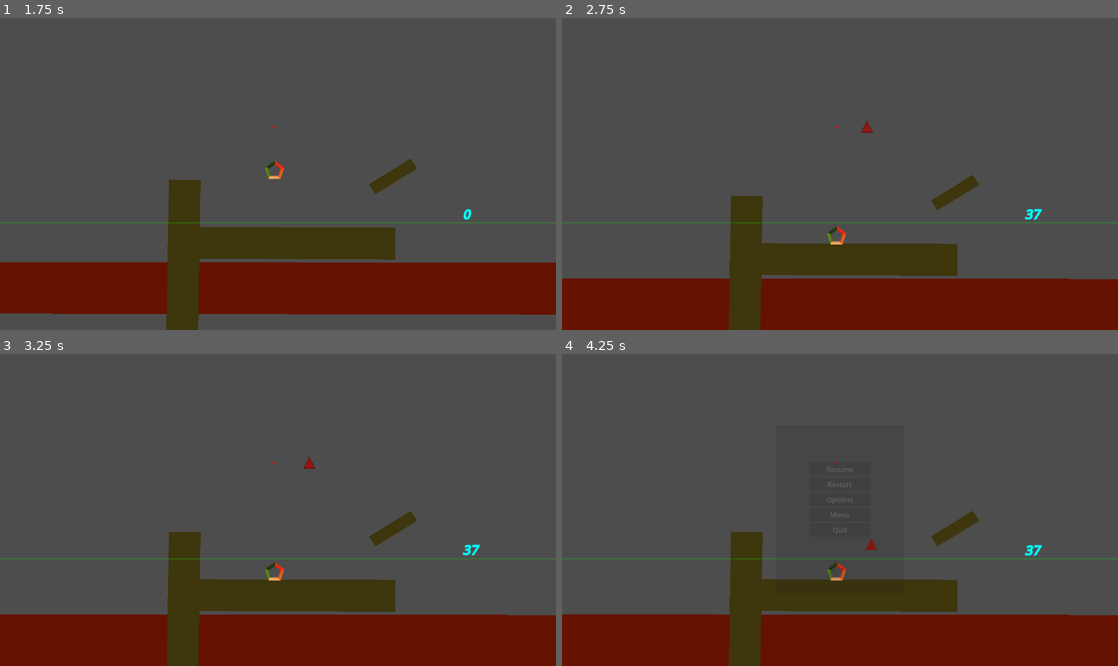
Above: before the commit, frames 1-4 (two rows, left to right).
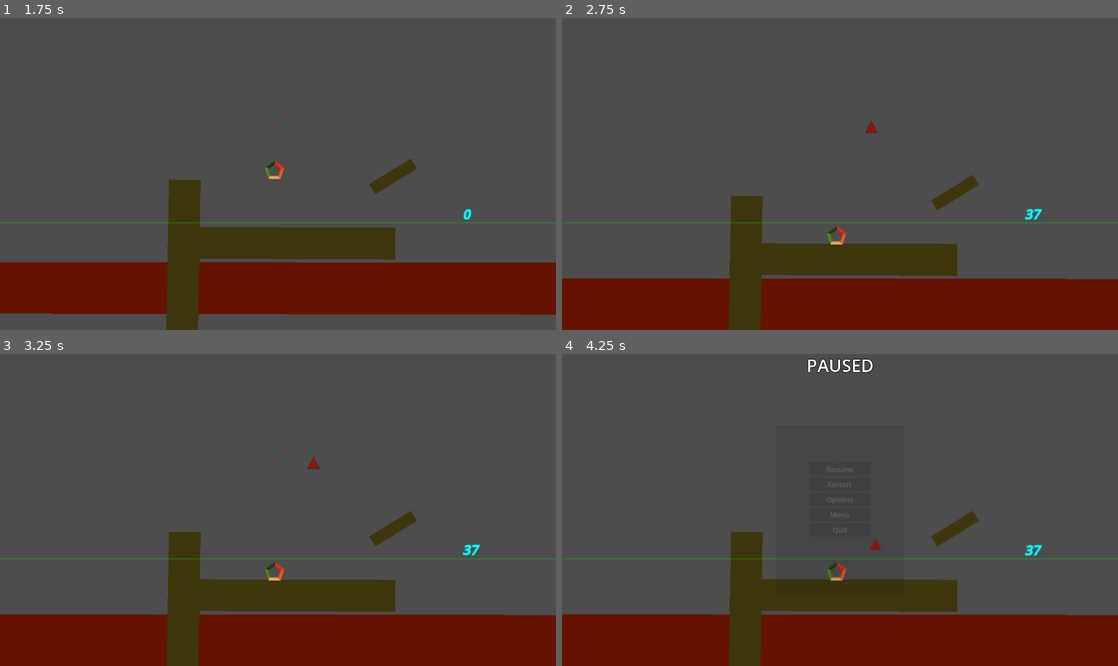
Above: after the commit, the same moments.

Repository: CodyI20/stacking-boxes
Game: Godot game, scene res://Scenes/game.tscn
Two runs of this game, one before a commit and one after it. Both use one fixed random seed, a clock stepped at 60 frames per second and the inputs below. The engine's default icon, where the game draws it, is replaced by a stand-in: a white triangle on a blue panel in a dark square.
Inputs (mouse positions are in pixels of both pictures, inside the frame that each line leads up to):
- Up to frame 1 (1.75 s): tap Enter at 0.5 s; drag from (500, 214) to (289, 286) at 0.52 s; tap Space (Space) at 1.25 s; drag from (166, 189) to (289, 286) at 1.27 s
- Up to frame 2 (2.75 s): tap Enter at 2 s; move the mouse to (895, 105) at 2.02 s; hold Right (Right) from 2.03 s (still down); tap Space (Space) at 2.1 s; click (895, 105) at 2.17 s
- Up to frame 3 (3.25 s): release Right (Right) at 2.75 s; drag from (250, 572) to (183, 634) at 2.77 s
- Up to frame 4 (4.25 s): tap Space (Space) at 3.5, 3.6 s; move the mouse to (1006, 556) at 3.52 s; hold Left (Left) from 3.53 s (still down); click (1006, 556) at 3.67 s; tap Escape (Esc) at 4.15 s

Frame 1 is identical in both runs. In frame 2, less than 0.1% of the frame differs, in the area x 38-92%, y 32-84%; in frame 3, less than 0.1%; in frame 4, 0.4%, in the area x 38-92%, y 1-84%.

Commit message:
Key remapping saving + fixes
 - Added functionality for saving the keybinds in the settings file
 - Added a label in the pause menu to let the player know the state of the game

*FIXES*
 - Fixed an issue with the objects slowing down quickly after being dropped
 - Decreased the time it takes for an object to freeze after reaching velocity 0 (or close to it)

Diff:
--- a/GDScripts/Data/save_settings.gd
+++ b/GDScripts/Data/save_settings.gd
@@ -1,16 +1,21 @@
 extends Resource
 class_name SaveSettings
 
-# SETTINGS
+# SETTINGS - GRAPHICS
 @export var resolution := Vector2i(1280,720)
 @export var resolution_index := 1
 @export var window_mode := DisplayServer.WINDOW_MODE_WINDOWED
 @export var window_mode_index := 1
 @export var v_sync := DisplayServer.VSYNC_DISABLED
 @export var v_sync_bool := false
+
+# SETTINGS - AUDIO
 @export var master_volume := 100
 @export var music_volume := 100
 @export var sfx_volume := 100
+
+# SETTINGS - CONTROLS
+@export var action_keys_remapped : Dictionary
 
 const SAVE_PATH := "user://"
 const SETTINGS_FILE_NAME := "settings.tres"
--- a/GDScripts/Global/GameManager.gd
+++ b/GDScripts/Global/GameManager.gd
@@ -11,13 +11,13 @@
 	Events.options_menu_toggle.connect(handle_options_menu_toggle)
 
 func _unhandled_input(event: InputEvent) -> void:
-	if NoResume:
-		NoResume = false
-		return
-	if NoPause:
-		NoPause = false
-		return
 	if event.is_action_pressed("Esc"):
+		if NoResume:
+			NoResume = false
+			return
+		if NoPause:
+			NoPause = false
+			return
 		Utility.pause_game(!get_tree().paused)
 
 func handle_options_menu_toggle(is_on: bool) -> void:
--- a/GDScripts/Global/Utility.gd
+++ b/GDScripts/Global/Utility.gd
@@ -1,8 +1,15 @@
 extends Node
 
+# SETTINGS - INPUT ACTIONS TO REMAP
+var input_actions = {
+	"Right" : "Right",
+	"Left" : "Left",
+	"Space" : "Release Object"
+}
 
 # SCENE SWAPPING LOGIC
 func go_to_main_menu() -> void:
+	reload_scene()
 	get_tree().call_deferred("change_scene_to_file", "res://Scenes/main_menu.tscn")
 
 ## This function handles both the pausing/resuming of the game and the event firing (emitting signals)
@@ -16,7 +23,7 @@
 	Events.options_menu_toggle.emit(is_active)
 
 func reload_scene() -> void:
-	MatchData.reset_score()
+	Events.game_over.emit()
 	get_tree().paused = false
 	get_tree().reload_current_scene()
 
--- a/GDScripts/base_stackable_object.gd
+++ b/GDScripts/base_stackable_object.gd
@@ -6,7 +6,7 @@
 var object_released := false
 var object_entered_safe_area := false
 
-var static_turn_time := 0.3
+var static_turn_time := 0.25
 var timer := 0.0
 
 func _ready() -> void:
@@ -62,7 +62,6 @@
 
 func freeze_object_process(delta: float) -> void:
 	if object_entered_safe_area == true:
-		linear_damp += 0.005
 		if linear_velocity.length() <= 2.0 and abs(angular_velocity) <= 1.0:
 			timer += delta
 		#print_debug("SAFE AREA TRUE ... PROCEED TO FREEZING LOGIC")
--- a/GDScripts/input_settings_container.gd
+++ b/GDScripts/input_settings_container.gd
@@ -1,4 +1,6 @@
 extends Control
+
+var savedSettings : SaveSettings
 
 const INPUT_BUTTON = preload("res://Scenes/input_button.tscn")
 @onready var action_list: VBoxContainer = $VBoxContainer/ScrollContainer/ActionList
@@ -8,14 +10,11 @@
 var action_to_remap = null
 var remapping_button = null
 
-var input_actions = {
-	"Right" : "Right",
-	"Left" : "Left",
-	"Space" : "Release Object"
-}
-
 func _ready() -> void:
-	create_action_list()
+	savedSettings = SaveSettings.load_or_create()
+	for i in savedSettings.action_keys_remapped:
+		print_debug("The KEY: %s has the VALUE: %s" % [i, savedSettings.action_keys_remapped[i]])
+	create_action_list(false)
 
 func _unhandled_input(event: InputEvent) -> void:
 	if is_remapping:
@@ -27,6 +26,12 @@
 			InputMap.action_add_event(action_to_remap, event)
 			_update_action_list(remapping_button, event)
 
+
+			#region SAVE TO SETTINGS
+			savedSettings.action_keys_remapped[action_to_remap] = event
+			savedSettings.save()
+			#endregion
+
 			is_remapping = false
 			action_to_remap = null
 			remapping_button = null
@@ -34,17 +39,22 @@
 			accept_event()
 
 
-func create_action_list() -> void:
+func create_action_list(default := false) -> void:
 	InputMap.load_from_project_settings()
+	if not default and savedSettings.action_keys_remapped.size() > 0:
+		for element in savedSettings.action_keys_remapped:
+			InputMap.action_erase_event(element, InputMap.action_get_events(element)[0])
+			InputMap.action_add_event(element, savedSettings.action_keys_remapped[element])
+
 	for item in action_list.get_children():
 		item.queue_free()
 
-	for action in input_actions:
+	for action in Utility.input_actions:
 		var button = INPUT_BUTTON.instantiate()
 		var action_label = button.find_child("ActionLabel")
 		var input_label = button.find_child("InputLabel")
 
-		action_label.text = input_actions[action]
+		action_label.text = Utility.input_actions[action]
 
 		var events = InputMap.action_get_events(action)
 		if events.size() > 0:
@@ -55,10 +65,21 @@
 			input_label.text = ""
 
 		action_list.add_child(button)
+
+		#region SAVE SETTINGS
+		savedSettings.action_keys_remapped.get_or_add(action)
+		savedSettings.action_keys_remapped[action] = events[0]
+		savedSettings.save()
+		#endregion
+
 		button.pressed.connect(_on_input_button_pressed.bind(button,action))
 
 func _update_action_list(button, event) -> void:
-	button.find_child("InputLabel").text = event.as_text().trim_suffix(" (Physical)")
+	var action_label = button.find_child("ActionLabel")
+	var input_label = button.find_child("InputLabel")
+	input_label.text = event.as_text().trim_suffix(" (Physical)")
+	if input_label.text == "Right" or input_label.text == "Left" or input_label.text == "Up" or input_label.text == "Down":
+		input_label.text += " Arrow Key"
 
 func _on_input_button_pressed(button, action):
 	if is_remapping:
@@ -72,6 +93,5 @@
 		printerr("Could not find a child with the name %s for the object %s" % button_input_label_name, self)
 	button_input_label.text = "Press key to bind..."
 
-
 func _on_reset_button_pressed() -> void:
-	create_action_list()
+	create_action_list(true)
--- a/GDScripts/pause_menu.gd
+++ b/GDScripts/pause_menu.gd
@@ -8,11 +8,14 @@
 	Events.toggle_game_state.connect(on_game_state_change)
 	Events.options_menu_toggle.connect(toggle_pause_container)
 	animation_player.play("RESET")
+	visible = false
 
 func on_game_state_change(is_paused : bool) -> void:
 	if is_paused:
+		visible = true
 		animation_player.play("Blur")
 	else:
+		visible = false
 		animation_player.play_backwards("Blur")
 
 func toggle_pause_container(turn_on: bool) -> void:
--- a/Scenes/pause_menu.tscn
+++ b/Scenes/pause_menu.tscn
@@ -7,6 +7,11 @@
 [sub_resource type="ShaderMaterial" id="ShaderMaterial_ay1a2"]
 shader = ExtResource("1_gmfd4")
 shader_parameter/lod = 0.0
+
+[sub_resource type="LabelSettings" id="LabelSettings_qkxp0"]
+font_size = 40
+outline_size = 5
+outline_color = Color(0, 0, 0, 1)
 
 [sub_resource type="Animation" id="Animation_b1v4b"]
 resource_name = "Blur"
@@ -119,6 +124,20 @@
 grow_horizontal = 2
 grow_vertical = 2
 
+[node name="PausedLabel" type="Label" parent="Pause"]
+layout_mode = 1
+anchors_preset = 5
+anchor_left = 0.5
+anchor_right = 0.5
+offset_left = -20.0
+offset_right = 20.0
+offset_bottom = 23.0
+grow_horizontal = 2
+text = "PAUSED"
+label_settings = SubResource("LabelSettings_qkxp0")
+horizontal_alignment = 1
+vertical_alignment = 1
+
 [node name="Panel" type="Panel" parent="Pause"]
 modulate = Color(1, 1, 1, 0)
 layout_mode = 1
@@ -177,6 +196,7 @@
 }
 
 [node name="Options" parent="." instance=ExtResource("3_abpgv")]
+visible = false
 layout_mode = 1
 
 [connection signal="pressed" from="Pause/VBoxContainer/ResumeButton" to="." method="_on_resume_button_pressed"]
Not shown: 1 places in Scenes/pause_menu.tscn that only renumber resources
